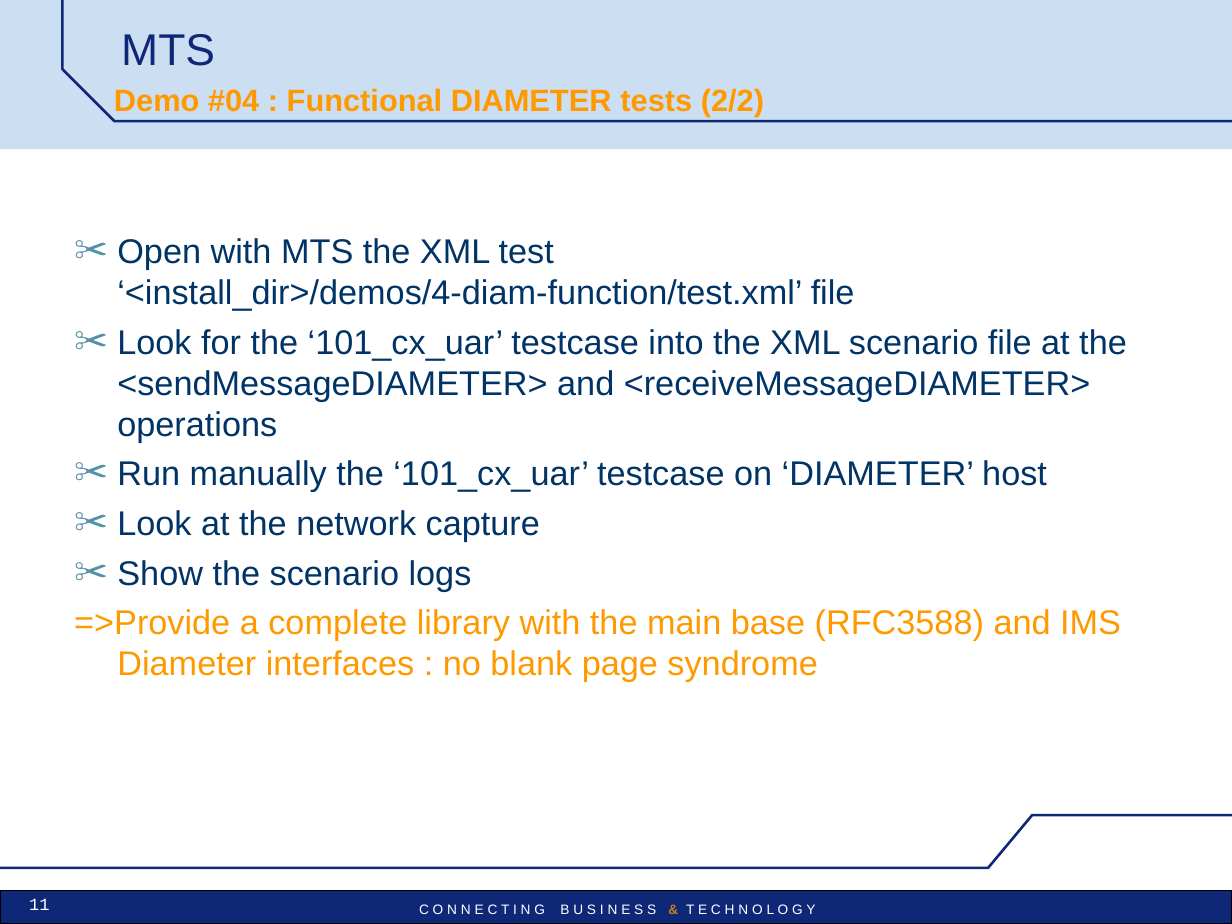
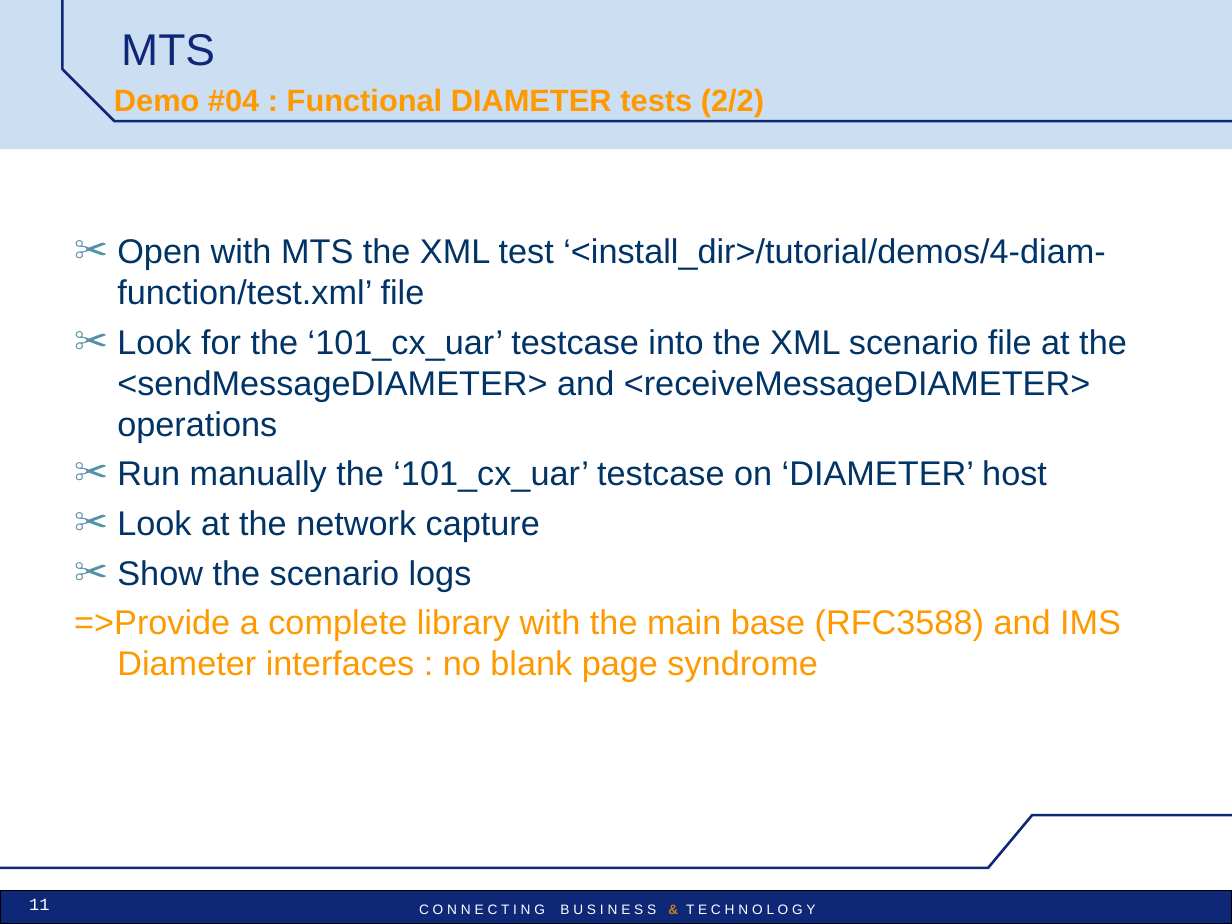
Before and after one commit to uttamhoode9/mts-trunk, a slide deck: slide 11 of mts/src/main/doc/MTS_pres_demos.ppt. Drawn at 1232x924 pixels with LibreOffice and Linux fonts; fonts in the diff are those of the drawing; background and template pictures are left out. Boxes give left, top, right and bottom in pixels: in the first picture for what was removed or moved away, otherwise in the second. Text is boxed around its words. In the diff, an @@ line names an element or a change of style, - is before the commit and + after.

```diff
--- a/mts/src/main/doc/MTS_pres_demos.ppt
+++ b/mts/src/main/doc/MTS_pres_demos.ppt
@@ text at [117, 238, 1105, 305]: text changed @@
-✂ Open with MTS the XML test ‘<install_dir>/demos/4-diam-function/test.xml’ file
+✂ Open with MTS the XML test ‘<install_dir>/tutorial/demos/4-diam-function/test.xml’ file
```
Also in this commit, not shown: 14 other slides changed, 2 slides added.
